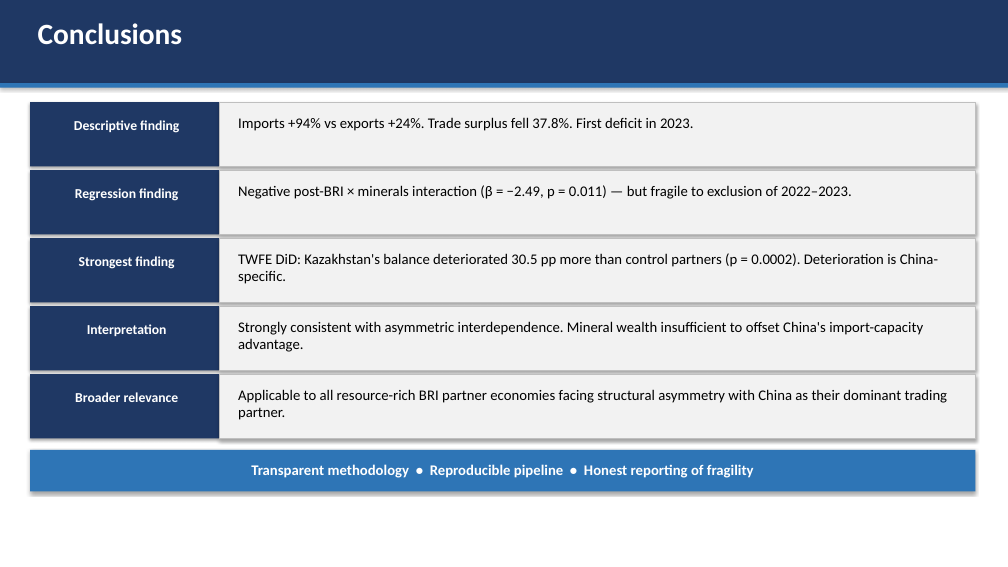
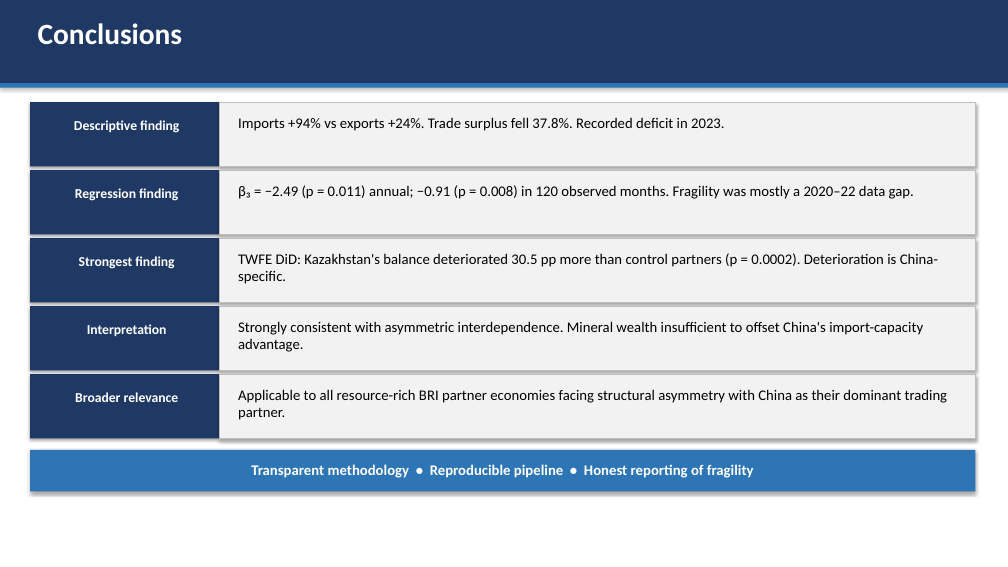
Before and after one commit to omirbeknikar-ship-it/dissertation-final, a slide deck: slide 22 of Paper/defense_presentation.pptx (slide 17 before the commit). Drawn at 1008x567 pixels with LibreOffice and Linux fonts; fonts in the diff are those of the drawing. Boxes give left, top, right and bottom in pixels: in the first picture for what was removed or moved away, otherwise in the second. Text is boxed around its words. In the diff, an @@ line names an element or a change of style, - is before the commit and + after.

Commit message:
revision(round 2): monthly data, hypothesis tests, Granger, import-break check
Supervisor feedback round 2:
- Point 1 (N = 24): Denton quarterly disaggregation (n = 96) with Monte
  Carlo showing interpolation adds no information; observed UN Comtrade
  monthly data 2010-2019 (n = 120) with NBK FX and Pink Sheet prices.
- Point 2: formal one-sided hypothesis tests, full model fit statistics,
  annual and monthly Granger causality (VAR-in-differences, Toda-Yamamoto).
- New finding: Kazakhstan-reported imports from China under-recorded in
  2020-2022 (mirror check); sensitivity analysis in Script 43.
- Paper sections 4.7, 5.5-5.6, 6.11, 6.17-6.20; abstract, discussion and
  conclusion updated; PDF/DOCX rebuilt; deck expanded to 23 slides.

```diff
--- a/Paper/defense_presentation.pptx
+++ b/Paper/defense_presentation.pptx
@@ text at (238,117,725,131): text changed @@
-Imports +94% vs exports +24%. Trade surplus fell 37.8%. First deficit in 2023.
+Imports +94% vs exports +24%. Trade surplus fell 37.8%. Recorded deficit in 2023.
@@ text at (238,185,914,199): text changed @@
-Negative post-BRI × minerals interaction (β = −2.49, p = 0.011) — but fragile to exclusion of 2022–2023.
+β₃ = −2.49 (p = 0.011) annual; −0.91 (p = 0.008) in 120 observed months. Fragility was mostly a 2020–22 data gap.
```
Also in this commit, not shown: 7 other slides changed, 5 slides added, 41 other files.
